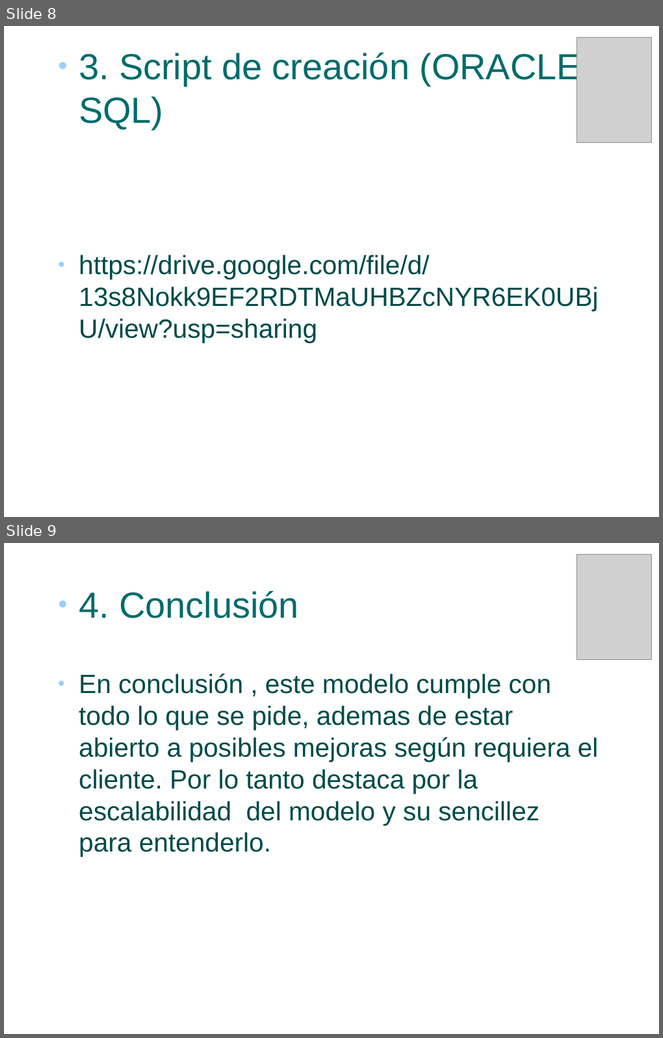
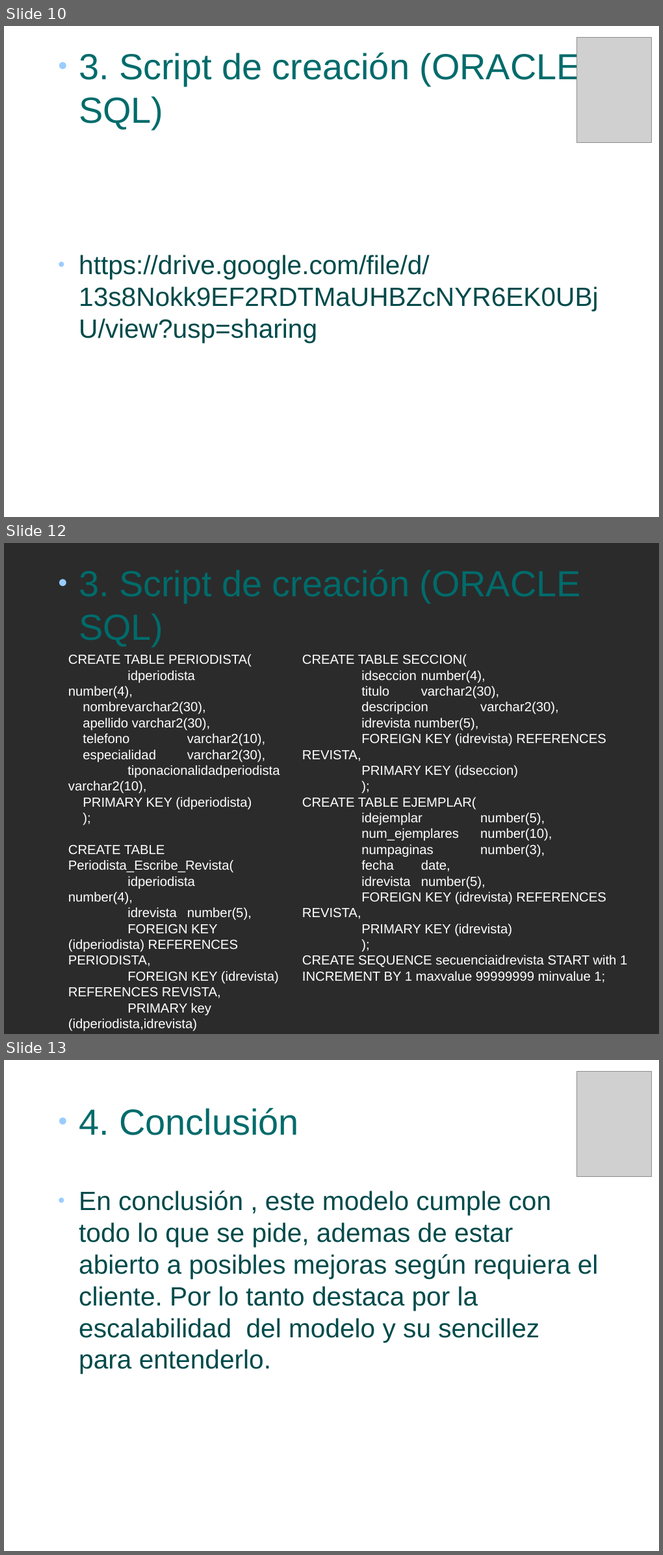
Before and after one commit to fartorr0810/Clases1DawB, a slide deck: BaseDeDatos/Tema3/Presentacion.odp. Shown one above the other, each under a label of ours: slides 8 and 9 before the commit, slides 10, 12 and 13 after it; the slides between them are not shown. The pictures are 663x1038 and 663x1555 pixels, drawn with LibreOffice and Linux fonts; fonts in the diff are those of the drawing; grey boxes stand for pictures; background and template pictures are left out; a plain dark background stands for a picture behind light text. Boxes give left, top, right and bottom in pixels: in the first picture for what was removed or moved away, otherwise in the second. Text is boxed around its words. In the diff, an @@ line names an element or a change of style, - is before the commit and + after.

```diff
--- a/BaseDeDatos/Tema3/Presentacion.odp
+++ b/BaseDeDatos/Tema3/Presentacion.odp
@@ slide 12 added at (4,543,659,1034), background picture (left out) @@
@@ text added at (68,654,280,1032), 16 pt, text #FFFFFF @@
+CREATE TABLE PERIODISTA(
+idperiodista number(4),
+nombre varchar2(30),
+apellido varchar2(30),
+telefono varchar2(10),
+especialidad varchar2(30),
+tiponacionalidadperiodista varchar2(10),
+PRIMARY KEY (idperiodista)
+);
+CREATE TABLE Periodista_Escribe_Revista(
+idperiodista number(4),
+idrevista number(5),
+FOREIGN KEY (idperiodista) REFERENCES PERIODISTA,
+FOREIGN KEY (idrevista) REFERENCES REVISTA,
+PRIMARY key (idperiodista,idrevista)
+);
@@ text added at (302,654,627,983), 16 pt, text #FFFFFF @@
+CREATE TABLE SECCION(
+idseccion number(4),
+titulo varchar2(30),
+descripcion varchar2(30),
+idrevista number(5),
+FOREIGN KEY (idrevista) REFERENCES REVISTA,
+PRIMARY KEY (idseccion)
+);
+CREATE TABLE EJEMPLAR(
+idejemplar number(5),
+num_ejemplares number(10),
+numpaginas number(3),
+fecha date,
+idrevista number(5),
+FOREIGN KEY (idrevista) REFERENCES REVISTA,
+PRIMARY KEY (idrevista)
+);
+CREATE SEQUENCE secuenciaidrevista START with 1 INCREMENT BY 1 maxvalue 99999999 minvalue 1;
@@ title added at (480,845,545,858), 44 pt, text #006B6B @@
+● 3. Script de creación (ORACLE SQL)
@@ what was slide 8 is now slide 10 @@
@@ what was slide 9 is now slide 13 @@
```
Also in this commit, not shown: 2 slides changed, 3 other slides added.
